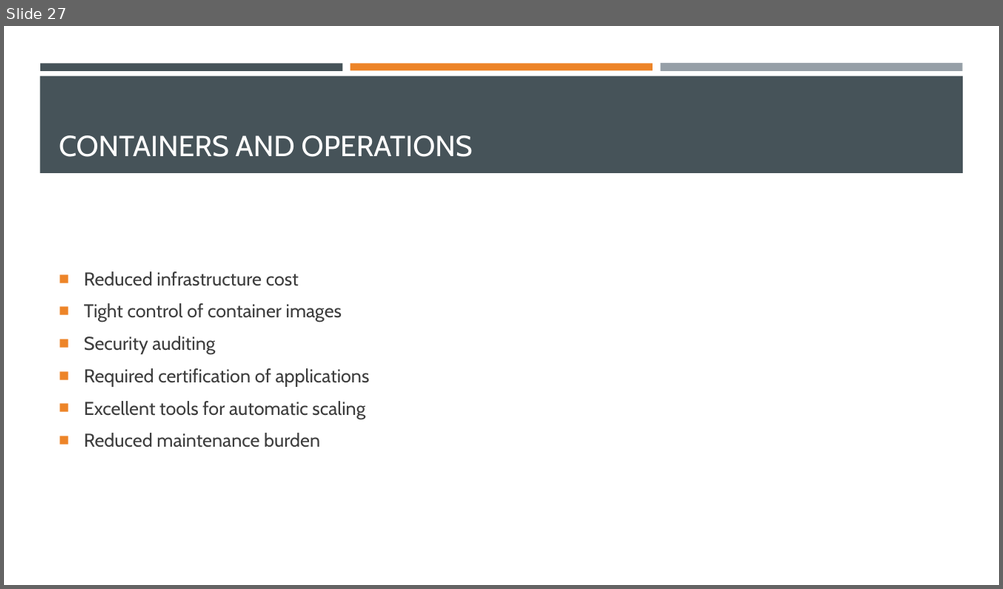
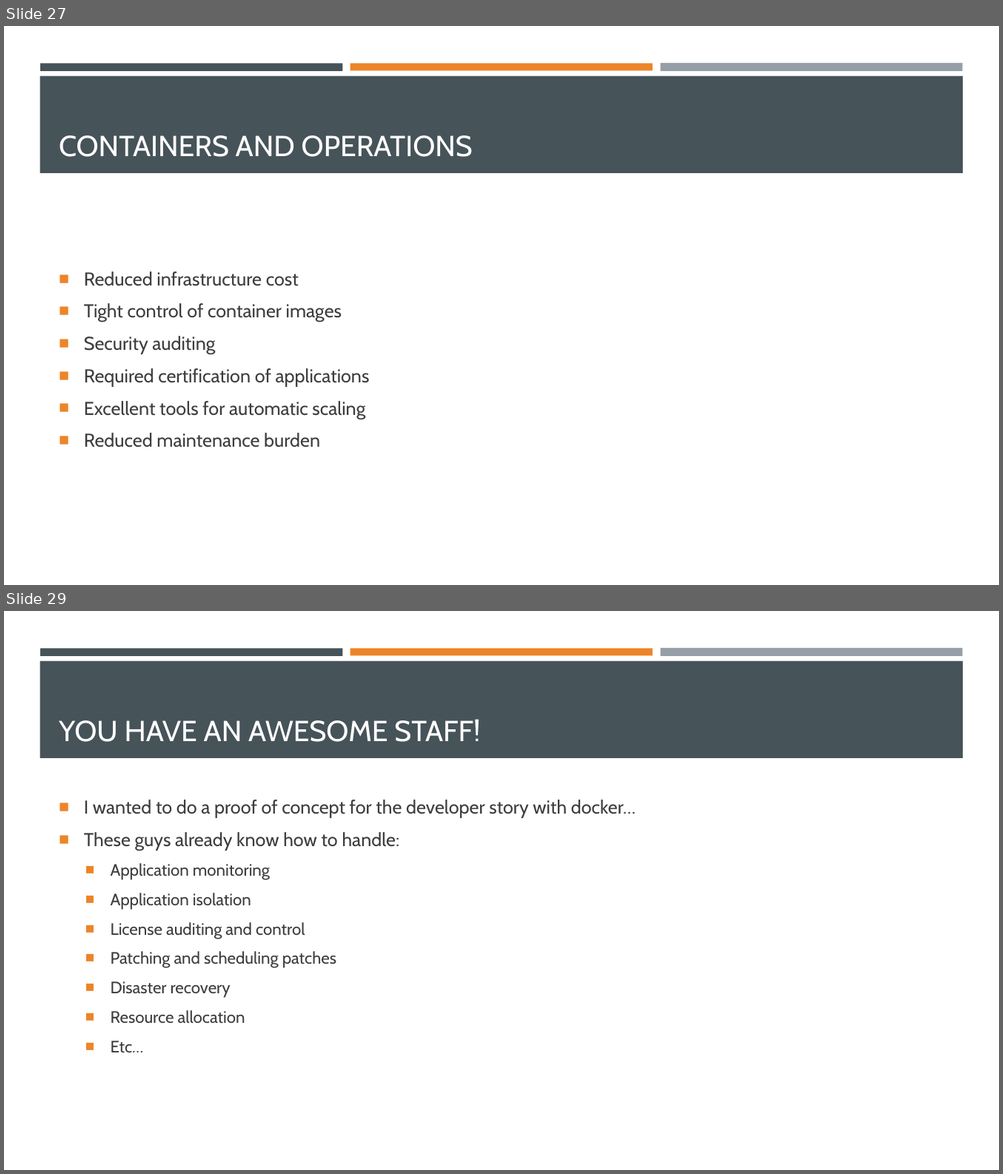
Before and after one commit to EnterpriseProductsLP/introduction-to-docker, a slide deck: presentation/presentation.pptx. Shown one above the other, each under a label of ours: slide 27 before the commit, slides 27 and 29 after it; the slides between them are not shown. The pictures are 1003x589 and 1003x1174 pixels, drawn with LibreOffice and Linux fonts; fonts in the diff are those of the drawing. Boxes give left, top, right and bottom in pixels: in the first picture for what was removed or moved away, otherwise in the second. Text is boxed around its words. In the diff, an @@ line names an element or a change of style, - is before the commit and + after.

```diff
--- a/presentation/presentation.pptx
+++ b/presentation/presentation.pptx
@@ slide 29 added at <box>4,611,999,1170</box>, background #FFFFFF; not listed: 4 template elements that a slide beside it also shows @@
@@ title added at <box>59,719,480,742</box>, 28 pt, text #FFFFFF @@
+YOU HAVE AN AWESOME STAFF!
@@ text added at <box>84,800,635,1054</box>, 16 pt, text #3D3D3D @@
+■ I wanted to do a proof of concept for the developer story with docker…
+■ These guys already know how to handle:
+  ■ Application monitoring
+  ■ Application isolation
+  ■ License auditing and control
+  ■ Patching and scheduling patches
+  ■ Disaster recovery
+  ■ Resource allocation
+  ■ Etc…
```
Also in this commit, not shown: 1 slide changed, 1 other slide added.
